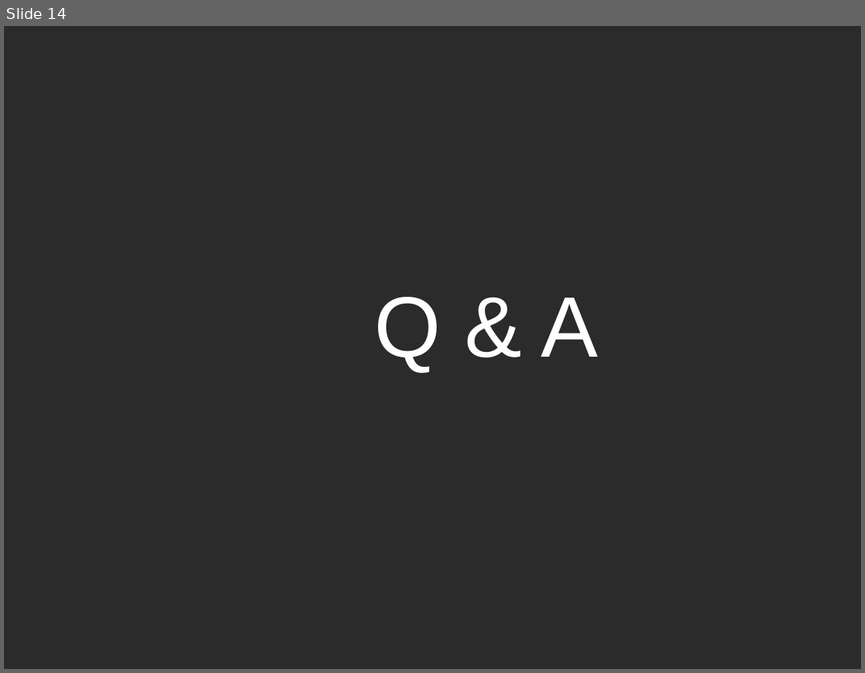
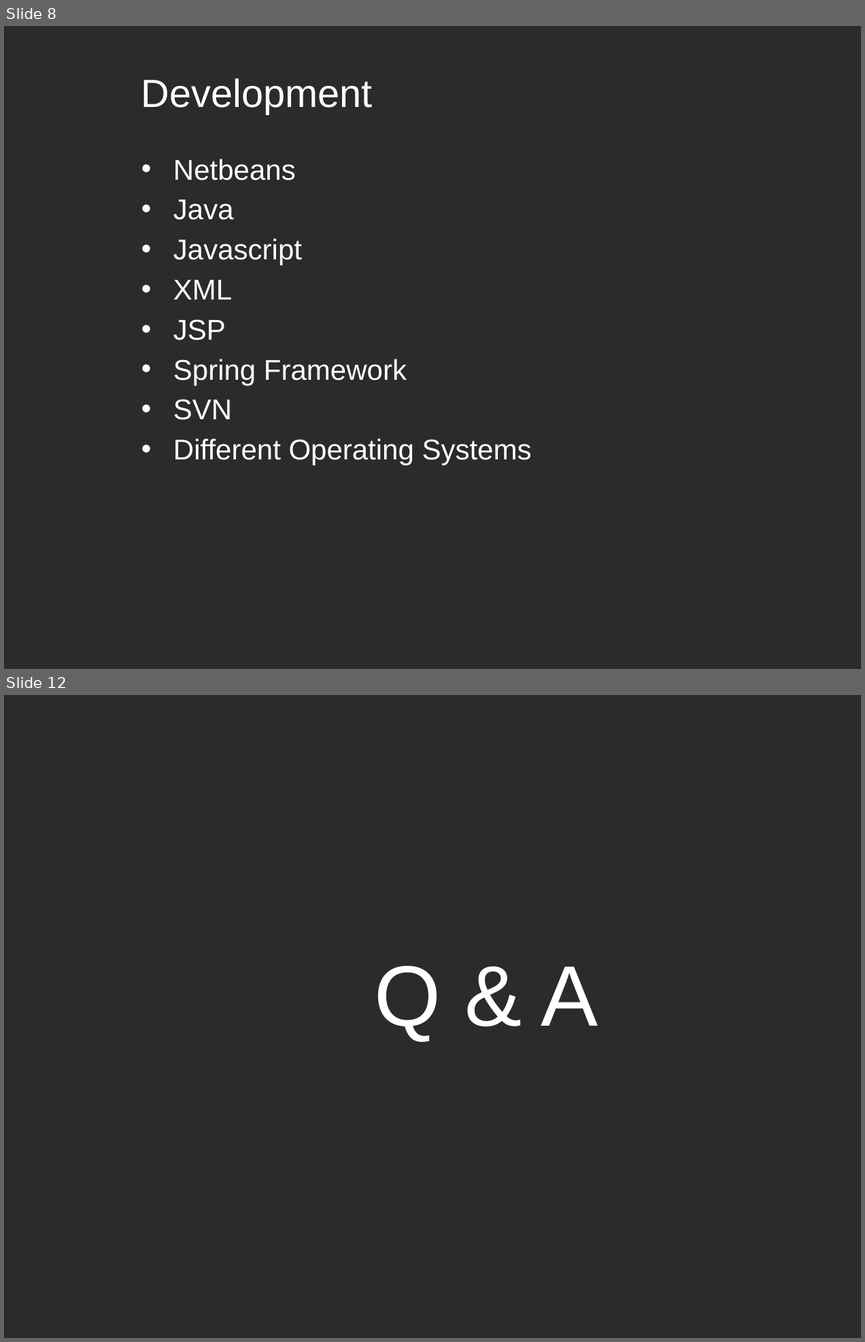
Before and after one commit to darthyoshi/sp2013-csc668-868-group1, a slide deck: trunk/OpenMRSSubmissions/presentation/OpenMRS Presentation.pptx. Shown one above the other, each under a label of ours: slide 14 before the commit, slides 8 and 12 after it; the slides between them are not shown. The pictures are 865x673 and 865x1342 pixels, drawn with LibreOffice and Linux fonts; fonts in the diff are those of the drawing; background and template pictures are left out; a plain dark background stands for a picture behind light text. Boxes give left, top, right and bottom in pixels: in the first picture for what was removed or moved away, otherwise in the second. Text is boxed around its words. In the diff, an @@ line names an element or a change of style, - is before the commit and + after.

```diff
--- a/trunk/OpenMRSSubmissions/presentation/OpenMRS Presentation.pptx
+++ b/trunk/OpenMRSSubmissions/presentation/OpenMRS Presentation.pptx
@@ slide 8 added at bbox=[4, 26, 861, 669], background picture (left out) @@
@@ title added at bbox=[141, 78, 373, 114], 33 pt, text #FFFFFF @@
+Development
@@ text added at bbox=[173, 159, 532, 465], 24 pt, text #FFFFFF @@
+• Netbeans
+• Java
+• Javascript
+• XML
+• JSP
+• Spring Framework
+• SVN
+• Different Operating Systems
@@ what was slide 14 is now slide 12 @@
```
Also in this commit, not shown: 1 slide changed, 3 other slides added, 6 slides removed.
